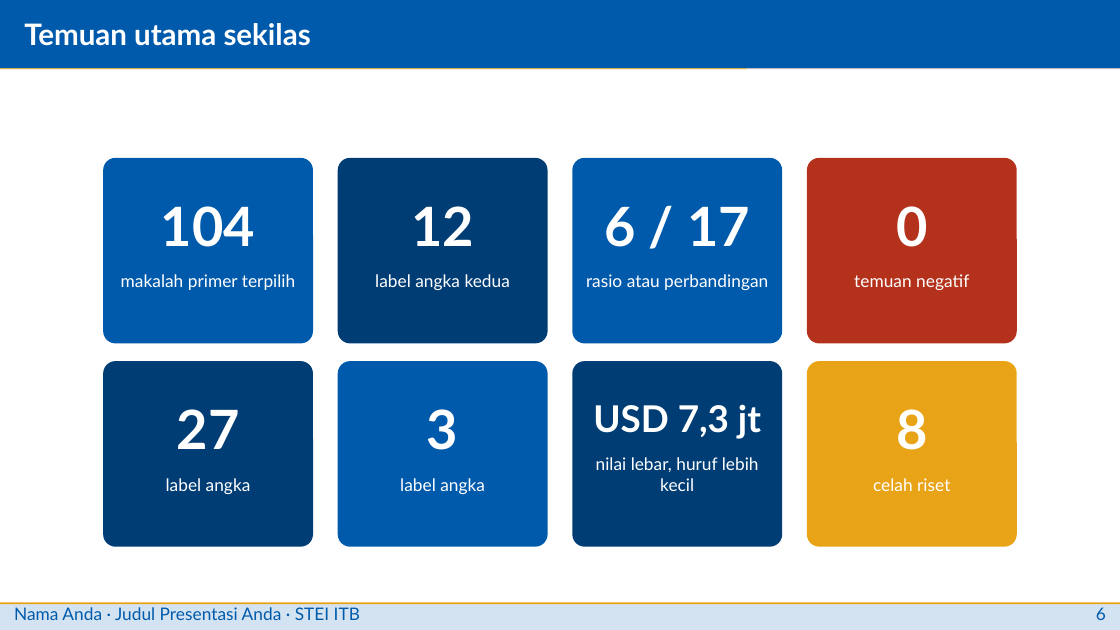
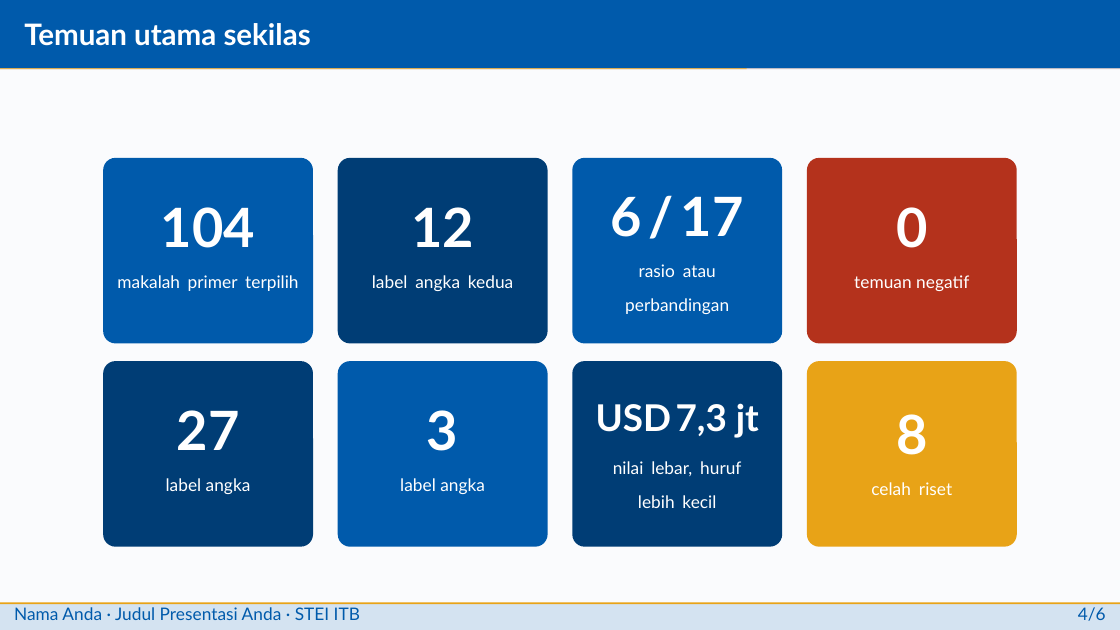
Before and after one commit to situkangsayur/deck-templates, a slide deck: slide 6 of itb-stei/libreoffice/contoh-itb.pptx. Drawn at 1120x630 pixels with LibreOffice and Linux fonts; fonts in the diff are those of the drawing; background and template pictures are left out. Boxes give left, top, right and bottom in pixels: in the first picture for what was removed or moved away, otherwise in the second. Text is boxed around its words. In the diff, an @@ line names an element or a change of style, - is before the commit and + after.

Commit message:
ITB STEI: ODP meniru persis contoh LaTeX (tabel booktabs, angka gaya lama, master penutup, latar)

```diff
--- a/itb-stei/libreoffice/contoh-itb.pptx
+++ b/itb-stei/libreoffice/contoh-itb.pptx
@@ background #FFFFFF to #FAFBFD @@
@@ text in rounded rectangle at (611,196,744,237): line spacing 1 to 34.9pt; less space between paragraphs @@
@@ text in rounded rectangle at (625,264,729,314): text changed @@
-rasio atau perbandingan
+rasio atau
+perbandingan
@@ line spacing 1 to 34.9pt; less space between paragraphs; line spacing 1 to 21.8pt in 3 elements at (103,158,312,344), (338,158,548,344), (806,361,1016,547) @@
@@ text in rounded rectangle at (596,403,759,438): line spacing 1 to 23.8pt; less space between paragraphs @@
@@ text in rounded rectangle at (613,461,741,508): text changed @@
-nilai lebar, huruf lebih kecil
+nilai lebar, huruf
+lebih kecil
@@ text at (1078,607,1106,621): text changed @@
-6
+4/6
```
Also in this commit, not shown: 8 other slides changed, 1 slide added, 1 slide removed, 5 other files.
